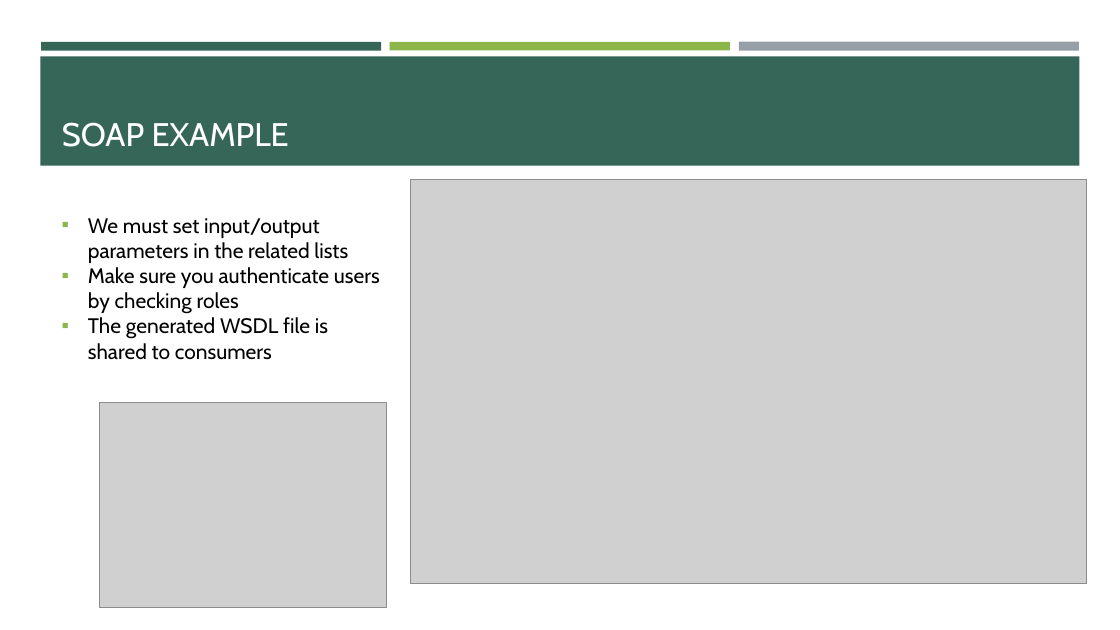
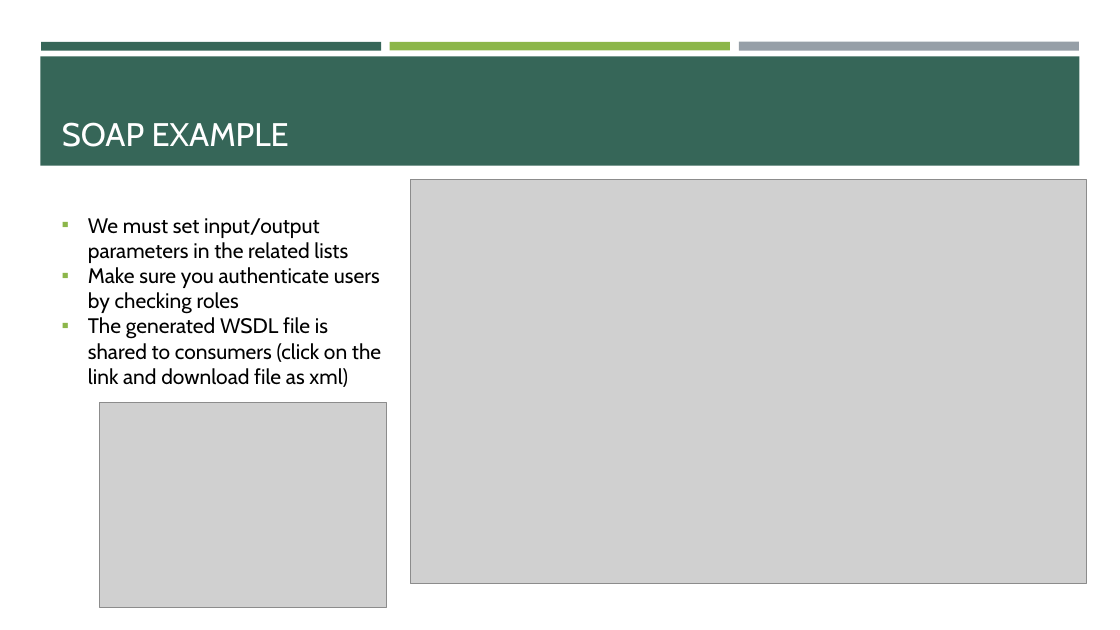
Before and after one commit to e-m-wilson/SNOW, a slide deck: slide 7 of Week_7/Integrations.pptx. Drawn at 1120x630 pixels with LibreOffice and Linux fonts; fonts in the diff are those of the drawing; grey boxes stand for pictures. Boxes give left, top, right and bottom in pixels: in the first picture for what was removed or moved away, otherwise in the second. Text is boxed around its words. In the diff, an @@ line names an element or a change of style, - is before the commit and + after.

```diff
--- a/Week_7/Integrations.pptx
+++ b/Week_7/Integrations.pptx
@@ text at (88,317,381,387): text changed @@
-▪ The generated WSDL file is shared to consumers
+▪ The generated WSDL file is shared to consumers (click on the link and download file as xml)
```
Also in this commit, not shown: 1 other slide changed, 4 slides added, 1 other file.
